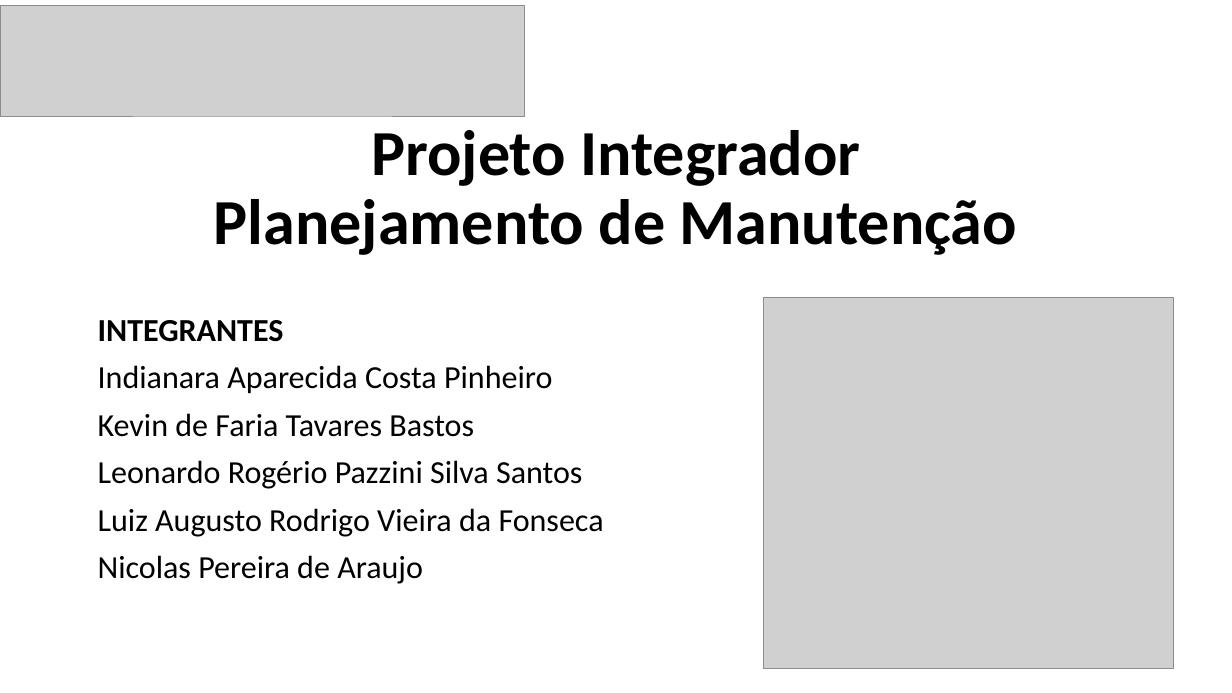
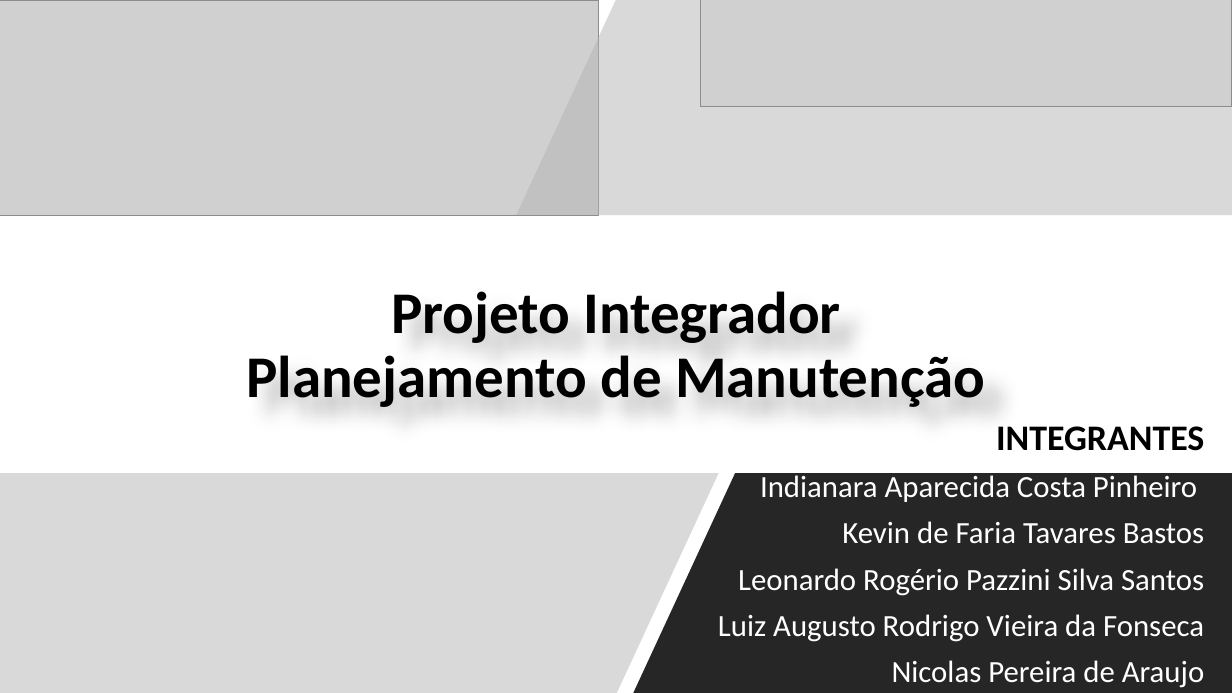
Before and after one commit to leonardopazzini/FATEC-PROJETO-INTEGRADOR-1-SEMESTRE, a slide deck: slide 1 of Projeto Integrador - Apresentação.pptx. Drawn at 1232x693 pixels with LibreOffice and Linux fonts; fonts in the diff are those of the drawing; grey boxes stand for pictures. Boxes give left, top, right and bottom in pixels: in the first picture for what was removed or moved away, otherwise in the second. Text is boxed around its words. In the diff, an @@ line names an element or a change of style, - is before the commit and + after.

Commit message:
apresentacao final do projeto integrador

```diff
--- a/Projeto Integrador - Apresentação.pptx
+++ b/Projeto Integrador - Apresentação.pptx
@@ picture removed at [0, 6, 524, 116] @@
@@ picture added at [0, 0, 598, 215] @@
@@ freeform shape added at [517, 0, 1232, 215], fill #B4B4B4 at 50% opacity @@
@@ picture added at [701, 0, 1232, 107] @@
@@ title "Projeto Integrador Planejamento de Manutenção": place and size @@
-title "Projeto Integrador Planejamento de Manutenção" at [214, 130, 1017, 255]
+title "Projeto Integrador Planejamento de Manutenção" at [246, 291, 985, 407]
@@ title "Projeto Integrador Planejamento de Manutenção" at [246, 291, 985, 407]: size 50 to 46 pt @@
@@ picture removed at [763, 298, 1174, 668] @@
@@ text "INTEGRANTES": place and size @@
-text "INTEGRANTES" at [98, 320, 604, 584]
+text "INTEGRANTES" at [718, 426, 1204, 688]
@@ text "INTEGRANTES" at [718, 426, 1204, 688]: size 25 to 28 pt in "INTEGRANTES"; size 25 to 24 pt, text colour #000000 to #FFFFFF; alignment left to right @@
@@ freeform shape added at [0, 473, 719, 693], fill #B4B4B4 at 50% opacity @@
@@ freeform shape added at [633, 473, 1232, 693], fill #262626 @@
```
Also in this commit, not shown: 4 other slides changed, 1 other file.
